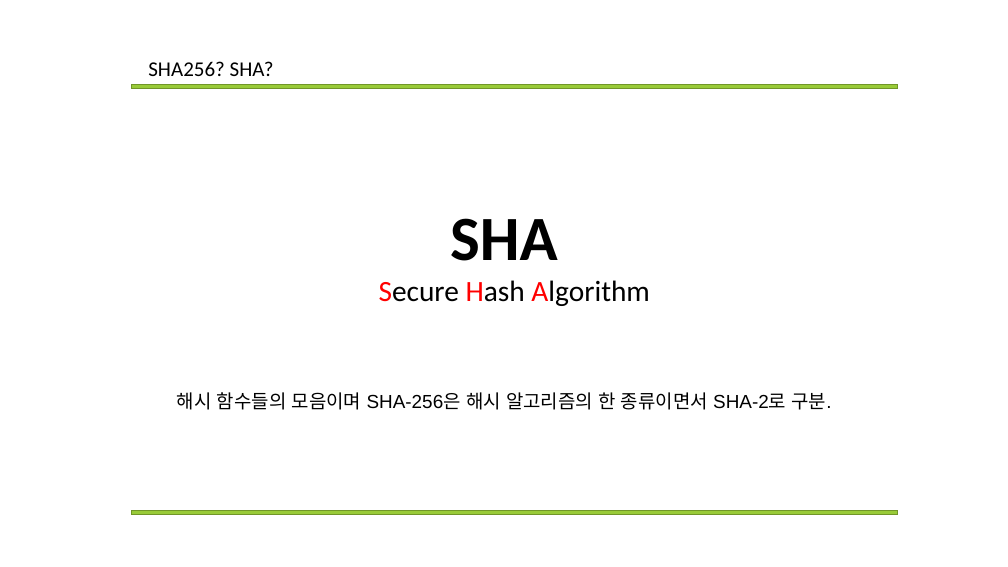
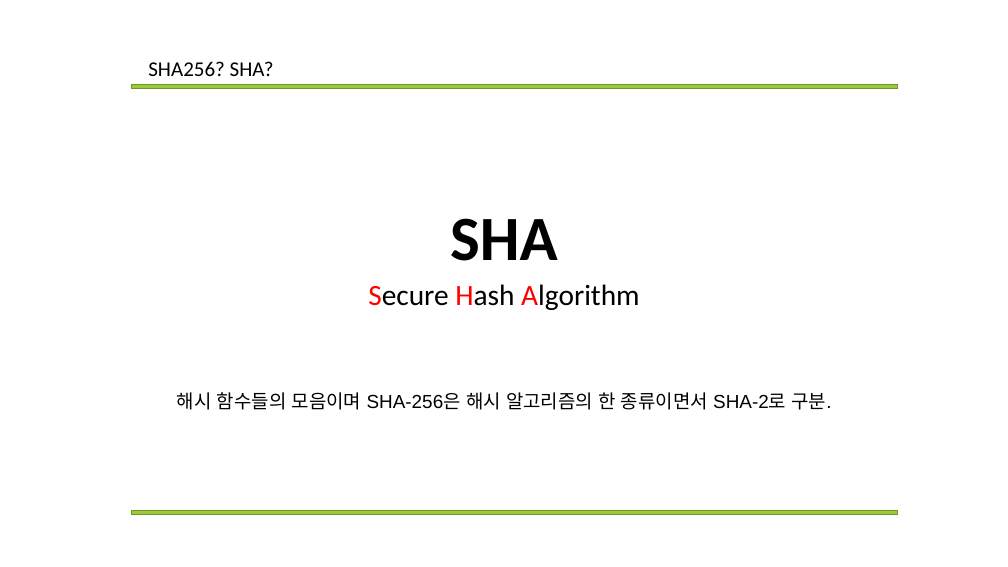
Before and after one commit to Mikusnuz/MyPractice, a slide deck: slide 2 of Study/13. SHA256.pptx. Drawn at 1008x567 pixels with LibreOffice and Linux fonts; fonts in the diff are those of the drawing. Boxes give left, top, right and bottom in pixels: in the first picture for what was removed or moved away, otherwise in the second. Text is boxed around its words. In the diff, an @@ line names an element or a change of style, - is before the commit and + after.

```diff
--- a/Study/13. SHA256.pptx
+++ b/Study/13. SHA256.pptx
@@ text "Secure Hash Algorithm": place and size @@
-text "Secure Hash Algorithm" at <box>379,280,649,306</box>
+text "Secure Hash Algorithm" at <box>368,284,639,310</box>
```
Also in this commit, not shown: 5 other files.
